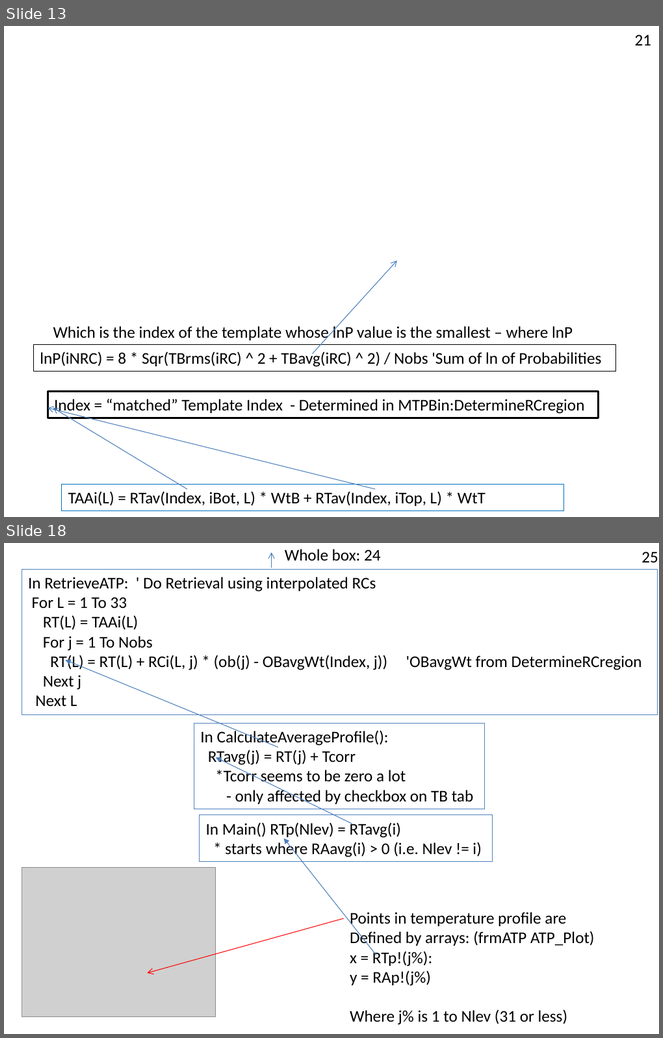
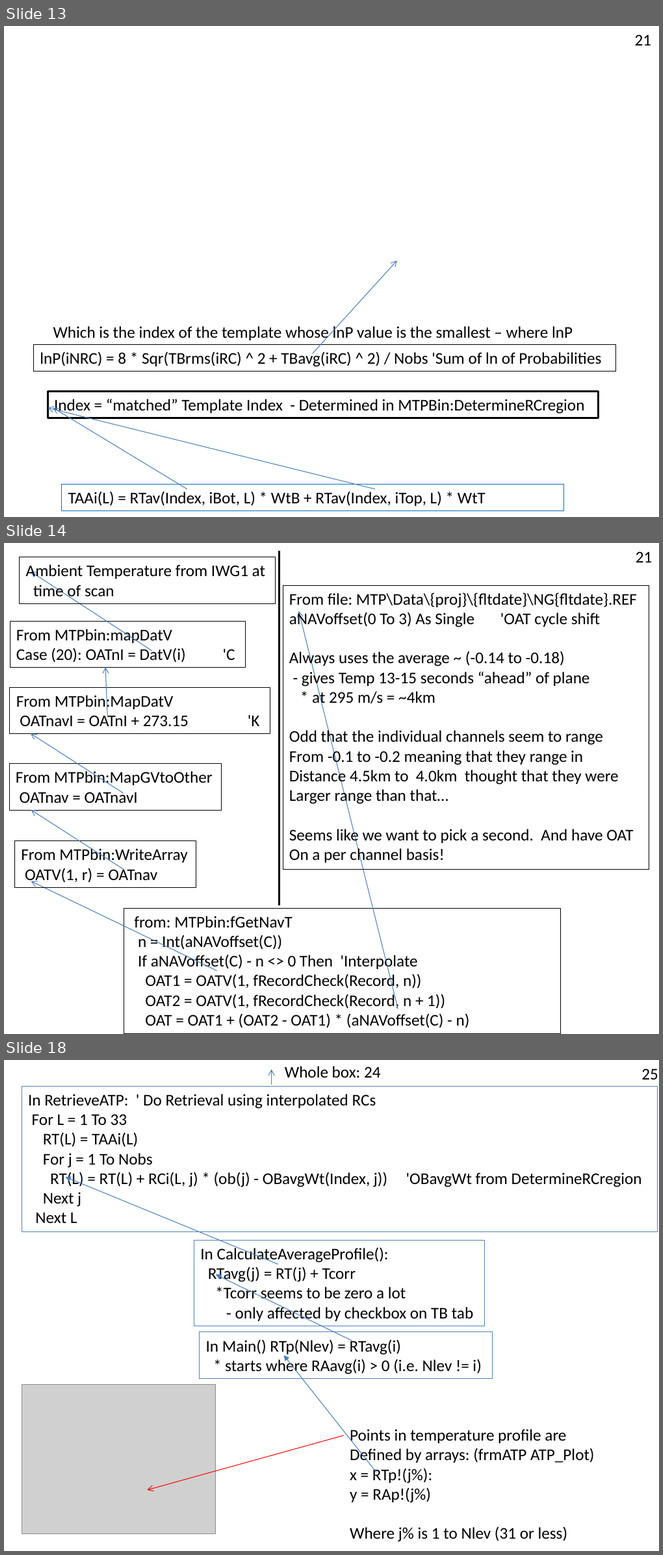
Before and after one commit to NCAR/nimbus, a slide deck: instruments/mtp/doc/MTP-DFD.pptx. Shown one above the other, each under a label of ours: slides 13 and 18 before the commit, slides 13, 14 and 18 after it; the slides between them are not shown. The pictures are 663x1038 and 663x1555 pixels, drawn with LibreOffice and Linux fonts; fonts in the diff are those of the drawing; grey boxes stand for pictures. Boxes give left, top, right and bottom in pixels: in the first picture for what was removed or moved away, otherwise in the second. Text is boxed around its words. In the diff, an @@ line names an element or a change of style, - is before the commit and + after.

Commit message:
Updates to include determination of OAT (Outside Air Temperature)

```diff
--- a/instruments/mtp/doc/MTP-DFD.pptx
+++ b/instruments/mtp/doc/MTP-DFD.pptx
@@ slide 14 added at (4, 543, 659, 1034), background #FFFFFF @@
@@ rectangle added at (20, 557, 275, 604), outline #000000 0.5 pt, 18 pt, text #000000 @@
+Ambient Temperature from IWG1 at
+time of scan
@@ line added from (279, 551) to (279, 905), #000000 2 pt @@
@@ text added at (636, 551, 653, 563), 18 pt, text #000000 @@
+21
@@ arrow added from (152, 651) to (31, 572), #4B7EBC 0.75 pt @@
@@ rectangle added at (283, 586, 649, 870), outline #000000 0.5 pt, 18 pt, text #000000 @@
+From file: MTP\Data\{proj}\{fltdate}\NG{fltdate}.REF
+aNAVoffset(0 To 3) As Single 'OAT cycle shift
+Always uses the average ~ (-0.14 to -0.18)
+- gives Temp 13-15 seconds “ahead” of plane
+* at 295 m/s = ~4km
+Odd that the individual channels seem to range
+From -0.1 to -0.2 meaning that they range in
+Distance 4.5km to 4.0km thought that they were
+Larger range than that…
+Seems like we want to pick a second. And have OAT
+On a per channel basis!
@@ arrow added from (399, 1010) to (299, 611), #4B7EBC 0.75 pt @@
@@ rectangle added at (10, 621, 246, 668), outline #000000 0.5 pt, 18 pt, text #000000 @@
+From MTPbin:mapDatV
+Case (20): OATnI = DatV(i) 'C
@@ arrow added from (107, 717) to (105, 668), #4B7EBC 0.75 pt @@
@@ rectangle added at (10, 687, 270, 733), outline #000000 0.5 pt, 18 pt, text #000000 @@
+From MTPbin:MapDatV
+OATnavI = OATnI + 273.15 'K
@@ arrow added from (123, 793) to (31, 733), #4B7EBC 0.75 pt @@
@@ rectangle added at (9, 764, 222, 810), outline #000000 0.5 pt, 18 pt, text #000000 @@
+From MTPbin:MapGVtoOther
+OATnav = OATnavI
@@ arrow added from (124, 870) to (31, 810), #4B7EBC 0.75 pt @@
@@ rectangle added at (14, 841, 196, 887), outline #000000 0.5 pt, 18 pt, text #000000 @@
+From MTPbin:WriteArray
+OATV(1, r) = OATnav
@@ arrow added from (217, 971) to (31, 882), #4B7EBC 0.75 pt @@
@@ rectangle added at (124, 908, 561, 1034), outline #000000 0.5 pt, 18 pt, text #000000 @@
+from: MTPbin:fGetNavT
+n = Int(aNAVoffset(C))
+If aNAVoffset(C) - n <> 0 Then 'Interpolate
+OAT1 = OATV(1, fRecordCheck(Record, n))
+OAT2 = OATV(1, fRecordCheck(Record, n + 1))
+OAT = OAT1 + (OAT2 - OAT1) * (aNAVoffset(C) - n)
```
Also in this commit, not shown: 3 slides changed, 1 slide removed.
